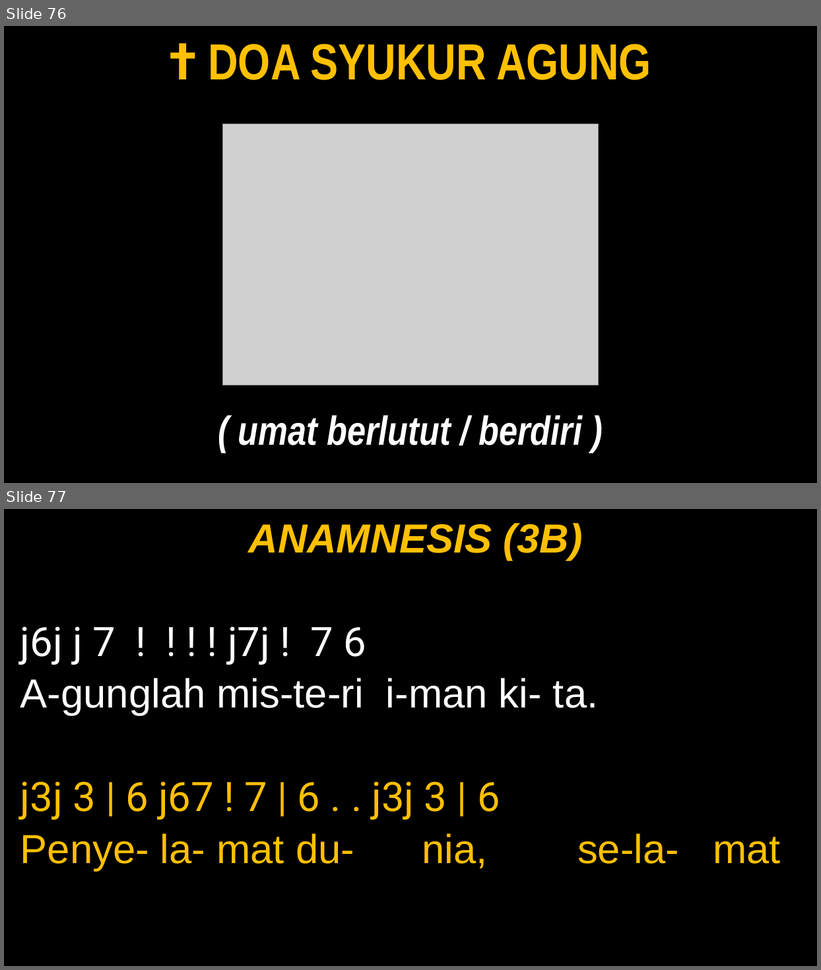
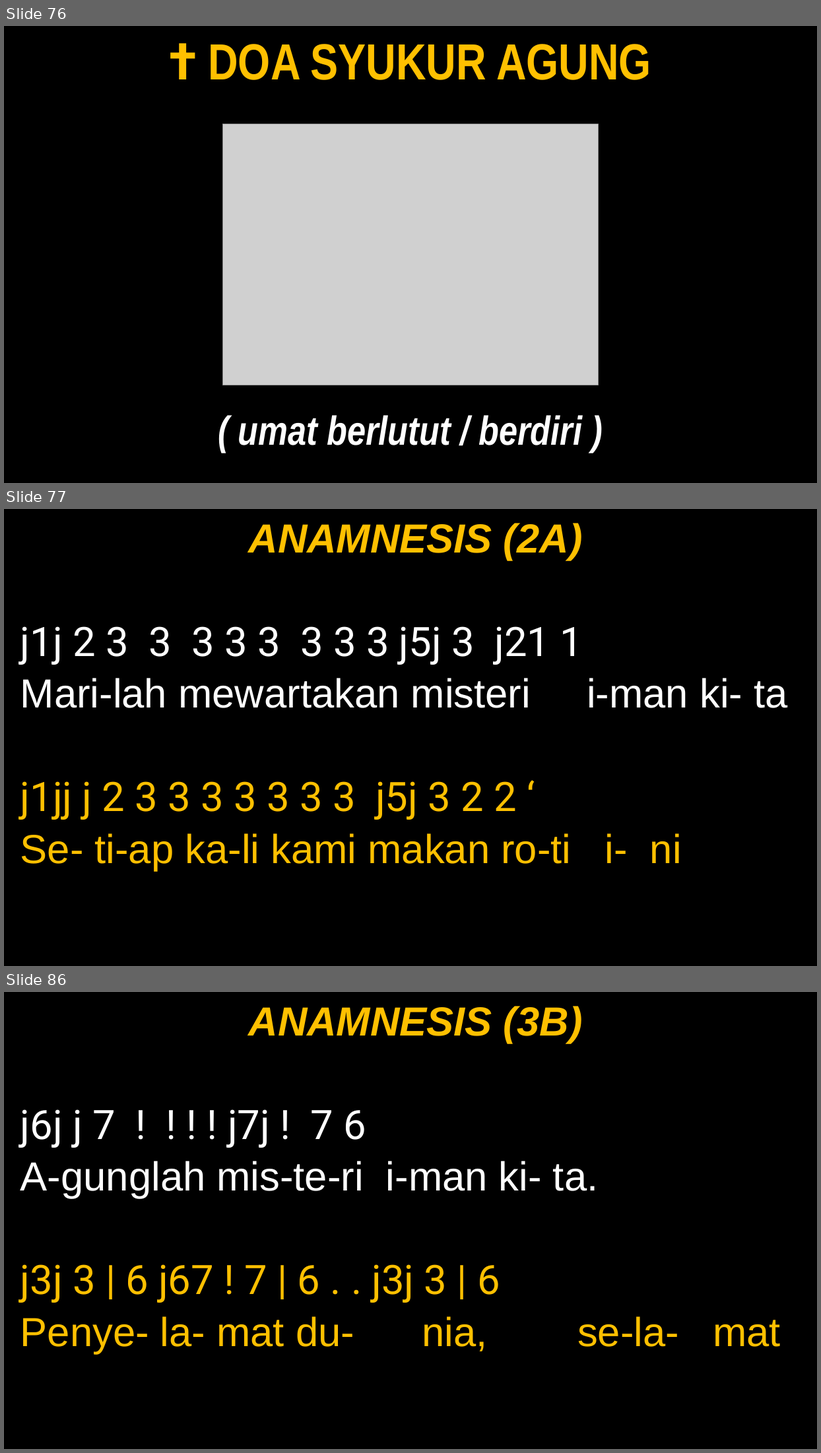
Before and after one commit to JasonEvan/Mikael-PPT-Maker, a slide deck: app/template/Template_Mingguan.pptx. Shown one above the other, each under a label of ours: slides 76 and 77 before the commit, slides 76, 77 and 86 after it; the slides between them are not shown. The pictures are 821x970 and 821x1453 pixels, drawn with LibreOffice and Linux fonts; fonts in the diff are those of the drawing; grey boxes stand for pictures. Boxes give left, top, right and bottom in pixels: in the first picture for what was removed or moved away, otherwise in the second. Text is boxed around its words. In the diff, an @@ line names an element or a change of style, - is before the commit and + after.

Commit message:
feat: add anamnesis that dynamically chosen based on docx

```diff
--- a/app/template/Template_Mingguan.pptx
+++ b/app/template/Template_Mingguan.pptx
@@ slide 77 added at box(4, 509, 817, 966), background #000000 @@
@@ text added at box(20, 523, 787, 871), 48 pt, text #FFC000 @@
+ANAMNESIS (2A)
+j1j 2 3 3 3 3 3 3 3 3 j5j 3 j21 1
+Mari-lah mewartakan misteri i-man ki- ta
+j1jj j 2 3 3 3 3 3 3 3 j5j 3 2 2 ‘
+Se- ti-ap ka-li kami makan ro-ti i- ni
@@ what was slide 77 is now slide 86 @@
```
Also in this commit, not shown: 8 other slides added, 4 other files.
